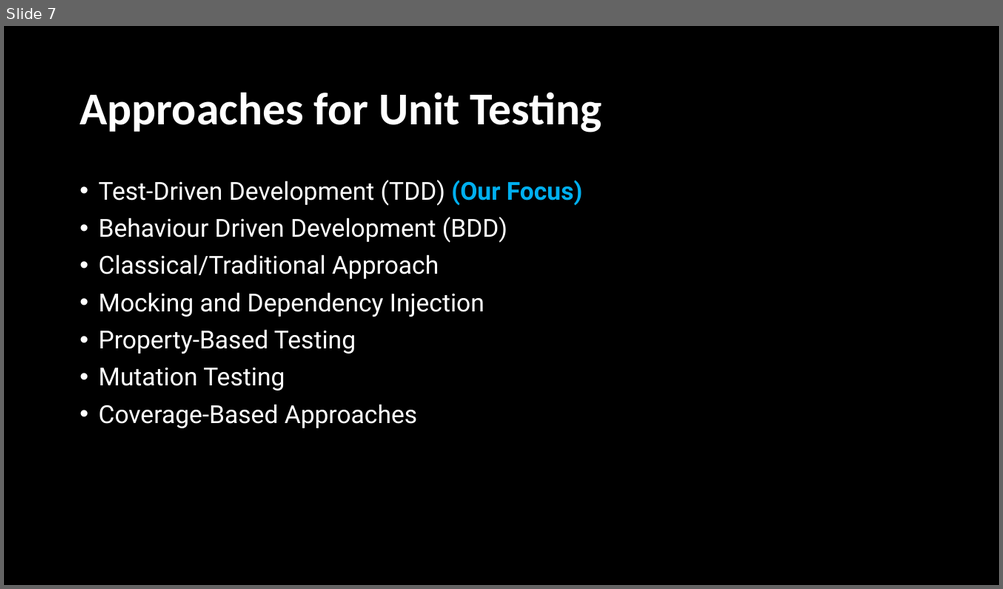
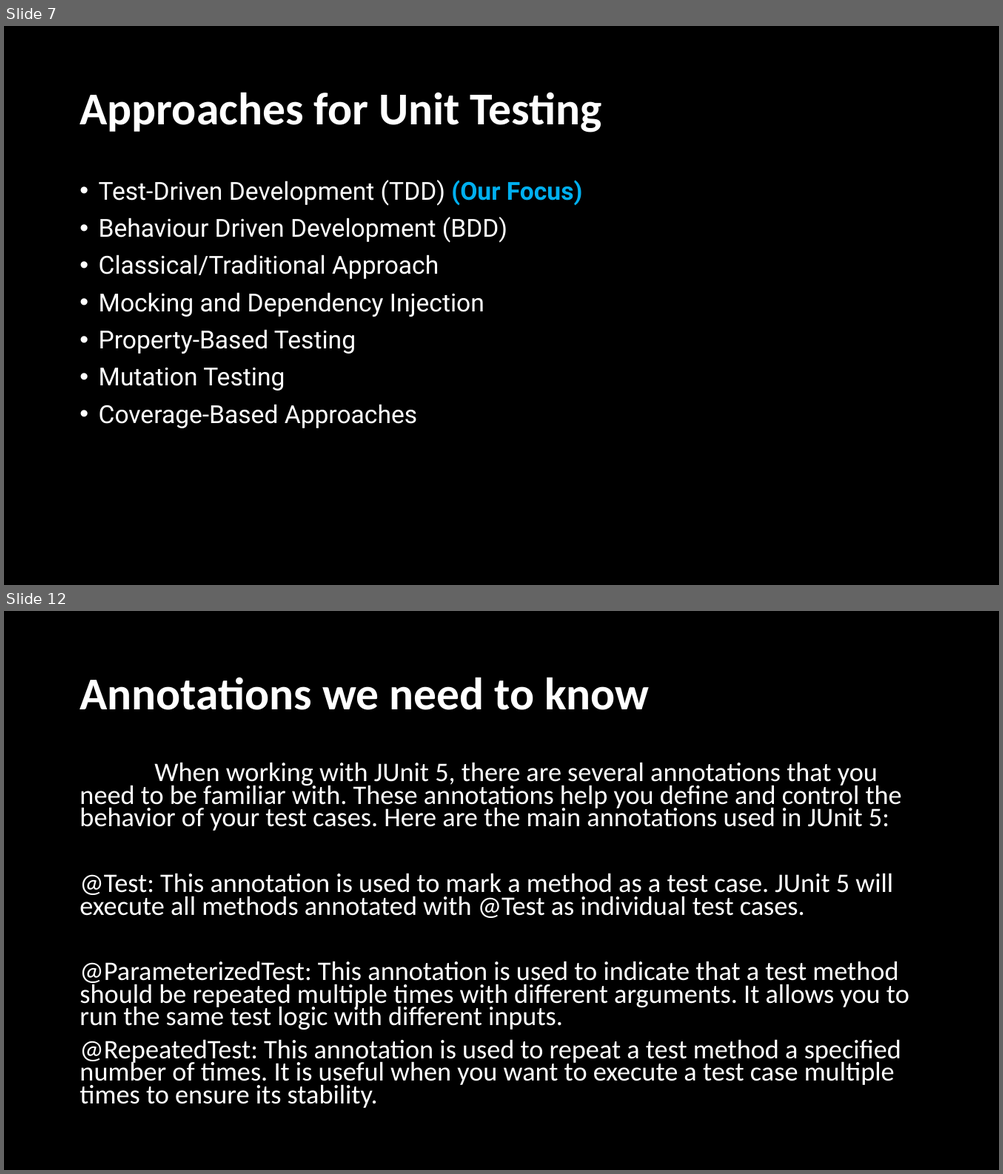
Before and after one commit to cdrHimavanth/Presentations, a slide deck: TDD WITH Junit 5 (23-6-2023)/TDD with Junit 5.pptx. Shown one above the other, each under a label of ours: slide 7 before the commit, slides 7 and 12 after it; the slides between them are not shown. The pictures are 1003x589 and 1003x1174 pixels, drawn with LibreOffice and Linux fonts; fonts in the diff are those of the drawing. Boxes give left, top, right and bottom in pixels: in the first picture for what was removed or moved away, otherwise in the second. Text is boxed around its words. In the diff, an @@ line names an element or a change of style, - is before the commit and + after.

```diff
--- a/TDD WITH Junit 5 (23-6-2023)/TDD with Junit 5.pptx
+++ b/TDD WITH Junit 5 (23-6-2023)/TDD with Junit 5.pptx
@@ slide 12 added at (x1=4, y1=611, x2=999, y2=1170), background #000000 @@
@@ title added at (x1=79, y1=677, x2=649, y2=710), 44 pt, text #FFFFFF, bold @@
+Annotations we need to know
@@ text added at (x1=79, y1=762, x2=909, y2=1108), 25.9 pt, text #FFFFFF @@
+When working with JUnit 5, there are several annotations that you need to be familiar with. These annotations help you define and control the behavior of your test cases. Here are the main annotations used in JUnit 5:
+@Test: This annotation is used to mark a method as a test case. JUnit 5 will execute all methods annotated with @Test as individual test cases.
+@ParameterizedTest: This annotation is used to indicate that a test method should be repeated multiple times with different arguments. It allows you to run the same test logic with different inputs.
+@RepeatedTest: This annotation is used to repeat a test method a specified number of times. It is useful when you want to execute a test case multiple times to ensure its stability.
```
Also in this commit, not shown: 4 slides changed, 5 other slides added, 15 other files.
